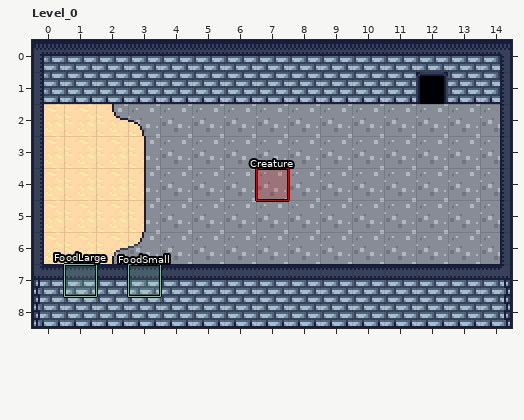
Level history. LDtk project: media/maps/world_0.ldtk. The picture above was drawn from the file before the commit.
Cells are 16x16 px. Shown: Level_0 x 0..14, y 0..8.
The result:
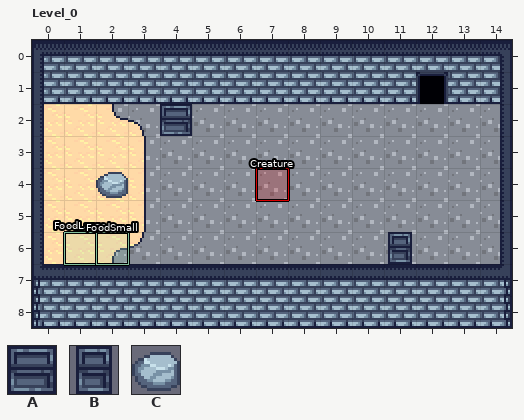
Key: from "Entities": A 0, B 1, C 3.
_ is an empty cell.
Objects are placed by their top-left corner, in cells (3,4 is the top-left corner of cell 3,4); size is 1x1 cell unless given.
Tiles of an added or newly shown layer are drawn over the layers below it.
The author wrote: Changed map layout May have broke stuff
Change:
Layer "Decoration" (added):
Tile A now appears in row 2 at x 4.
Tile B now appears in row 6 at x 11.
Tile C now appears in row 4 at x 2.
Layer "Entities":
Object "FoodLarge" rectangle at 1,7 becomes "FoodLarge" rectangle at 1,6.
Object "FoodSmall" rectangle at 3,7 becomes "FoodSmall" rectangle at 2,6.
